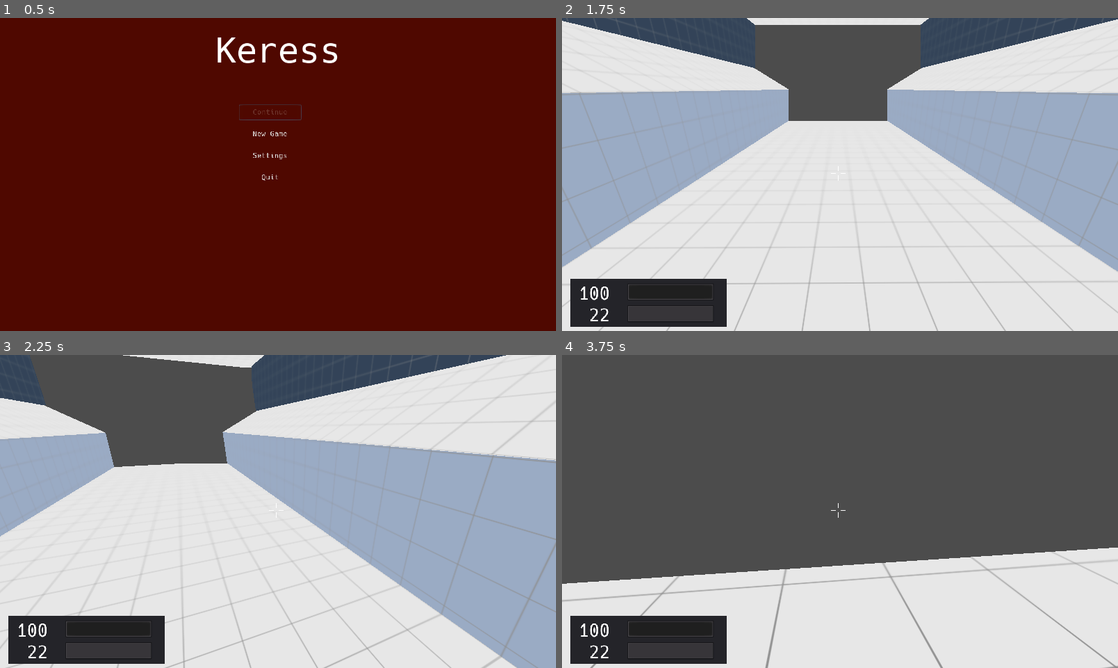
Above: before the commit, frames 1-4 (two rows, left to right).
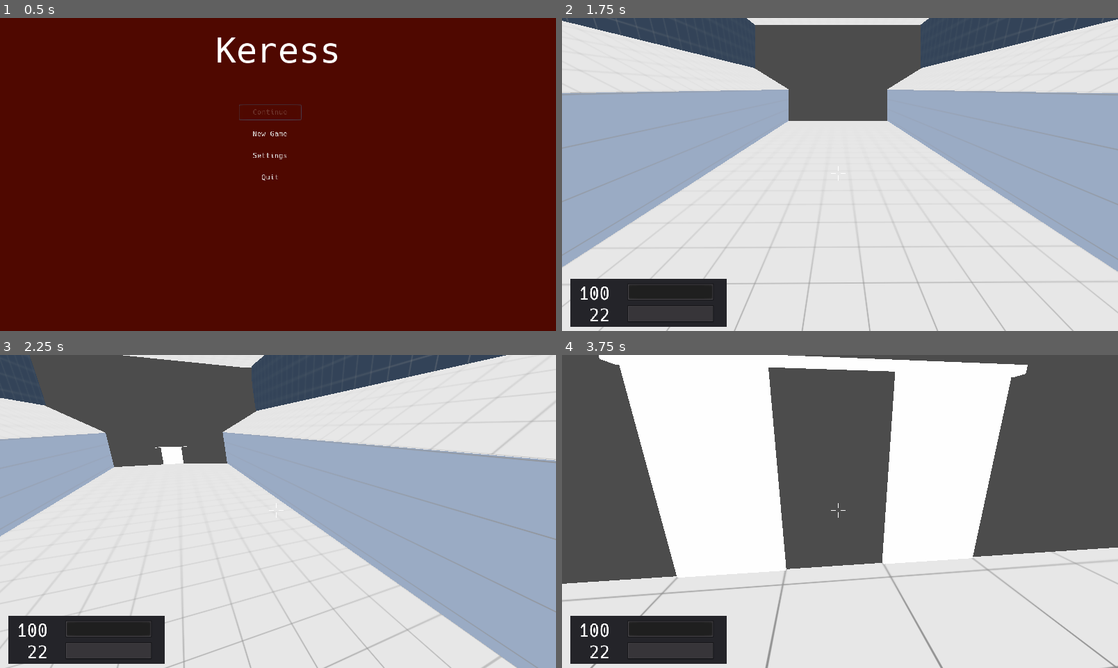
Above: after the commit, the same moments.

Repository: duckinator/keress
Game: Godot game, scene res://menus/MainMenu.tscn
Same seed, same stepped clock (60 frames per second), same inputs: the game is played once before the commit and once after it.
Inputs (mouse positions are in pixels of both pictures, inside the frame that each line leads up to):
- Up to frame 1 (0.5 s): no input
- Up to frame 2 (1.75 s): click "New Game" at 0.5 s; tap Enter at 1.25 s; move the mouse to (834, 180) at 1.27 s; press the mouse at (834, 180) at 1.28 s; hold W (movement_forward) from 1.28 s (still down); tap Space (movement_jump) at 1.52 s
- Up to frame 3 (2.25 s): keep holding W (movement_forward); move the mouse to (316, 514) at 2.02 s; release the mouse at (316, 514) at 2.03 s; tap 1 at 2.1 s
- Up to frame 4 (3.75 s): tap Space (movement_jump) at 2.27 s; move the mouse to (795, 508) at 2.77 s; hold 2 2.78-3.53 s; move the mouse to (845, 511) at 3.52 s; release W (movement_forward) at 3.53 s; hold A (movement_left) from 3.53 s (still down); tap 3 at 3.6 s

Frame 1 is identical in both runs. In frame 2, less than 0.1% of the frame differs, in the area x 0-100%, y 24-71%; in frame 3, 0.4%; in frame 4, 29%, in the area x 6-84%, y 0-72%.

Commit message:
doooooooor

Diff:
--- a/src/environment/door/Door.gd
+++ b/src/environment/door/Door.gd
@@ -1,13 +1,10 @@
 extends Spatial
 
-const OPENED = 0
-const CLOSED = 1
-const OPENING = 2
-const CLOSING = 3
+enum {OPENED, CLOSED, OPENING, CLOSING}
 
 var state = CLOSED
-var is_exit = false
-var locked = false
+export var is_exit = false
+export var locked = false
 
 var left
 var right
@@ -48,18 +45,18 @@
 	right.translate(right_pos)
 
 func open():
-	if state != CLOSED:
-		return
+	if state == OPENED or state == OPENING:
+		return true
 
 	if not get_tree().current_scene.can_open_door(self):
 		return false
 
 	state = OPENING
-	get_tree().current_scene.opening_door(self)
+	return get_tree().current_scene.opening_door(self)
 
 func close():
-	if state != OPENED:
-		return
+	if state == CLOSED or state == CLOSING:
+		return true
 
 	state = CLOSING
 	get_tree().current_scene.closing_door(self)
--- a/src/levels/Level_001.gd
+++ b/src/levels/Level_001.gd
@@ -1,8 +1,21 @@
 extends Spatial
 
+var mobs = []
 func _ready():
 	Game.spawn_player(self)
 
 func player_noise(trans, sound, loudness):
 	trans = trans.round()
 	Console.log("player_noise(" + str(trans) + ", " + str(sound) + ", " + str(loudness) + ")")
+
+func can_open_door(door):
+	return len(mobs) == 0
+
+func opening_door(door):
+	print("Opening door: " + door.name)
+
+func closing_door(door):
+	print("Closing door: " + door.name)
+
+func through_door(door):
+	print("Through door: " + door.name)
--- a/src/levels/Level_001.tscn
+++ b/src/levels/Level_001.tscn
@@ -1,10 +1,11 @@
-[gd_scene load_steps=37 format=2]
+[gd_scene load_steps=38 format=2]
 
 [ext_resource path="res://levels/Level_001.gd" type="Script" id=1]
 [ext_resource path="res://player/Player.tscn" type="PackedScene" id=2]
 [ext_resource path="res://textures/generic-panel-01.png" type="Texture" id=3]
 [ext_resource path="res://textures/generic-panel-02.png" type="Texture" id=4]
 [ext_resource path="res://textures/generic-panel-03.png" type="Texture" id=5]
+[ext_resource path="res://environment/door/Door.tscn" type="PackedScene" id=6]
 
 [sub_resource type="ProceduralSky" id=1]
 
@@ -28,7 +29,7 @@
 
 [sub_resource type="SpatialMaterial" id=7]
 albedo_texture = ExtResource( 4 )
-uv1_scale = Vector3( 0.25, 0.25, 0.25 )
+uv1_scale = Vector3( 0.25, 0.25, 0 )
 uv1_offset = Vector3( 0, 0.4, -0.25 )
 uv1_triplanar = true
 
@@ -205,6 +206,7 @@
 shape = SubResource( 13 )
 
 [node name="Path_Wall_Rear" type="MeshInstance" parent="."]
+editor/display_folded = true
 transform = Transform( 1, 0, 0, 0, 1, 0, 0, 0, 1, 0, 27.5, 35 )
 mesh = SubResource( 22 )
 material/0 = null
@@ -268,3 +270,6 @@
 
 [node name="CollisionShape" type="CollisionShape" parent="Upper_Right_Wall/StaticBody"]
 shape = SubResource( 39 )
+
+[node name="Exit_Door" parent="." instance=ExtResource( 6 )]
+transform = Transform( -4.37114e-08, 0, 1, 0, 1, 0, -1, 0, -4.37114e-08, 0, 4.1, -170 )
